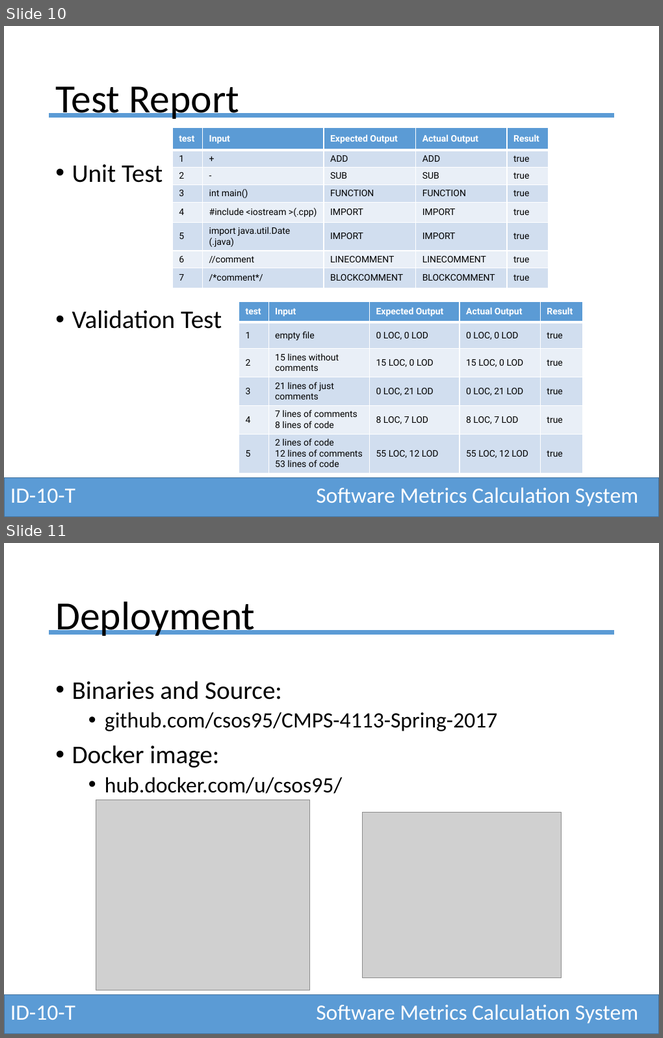
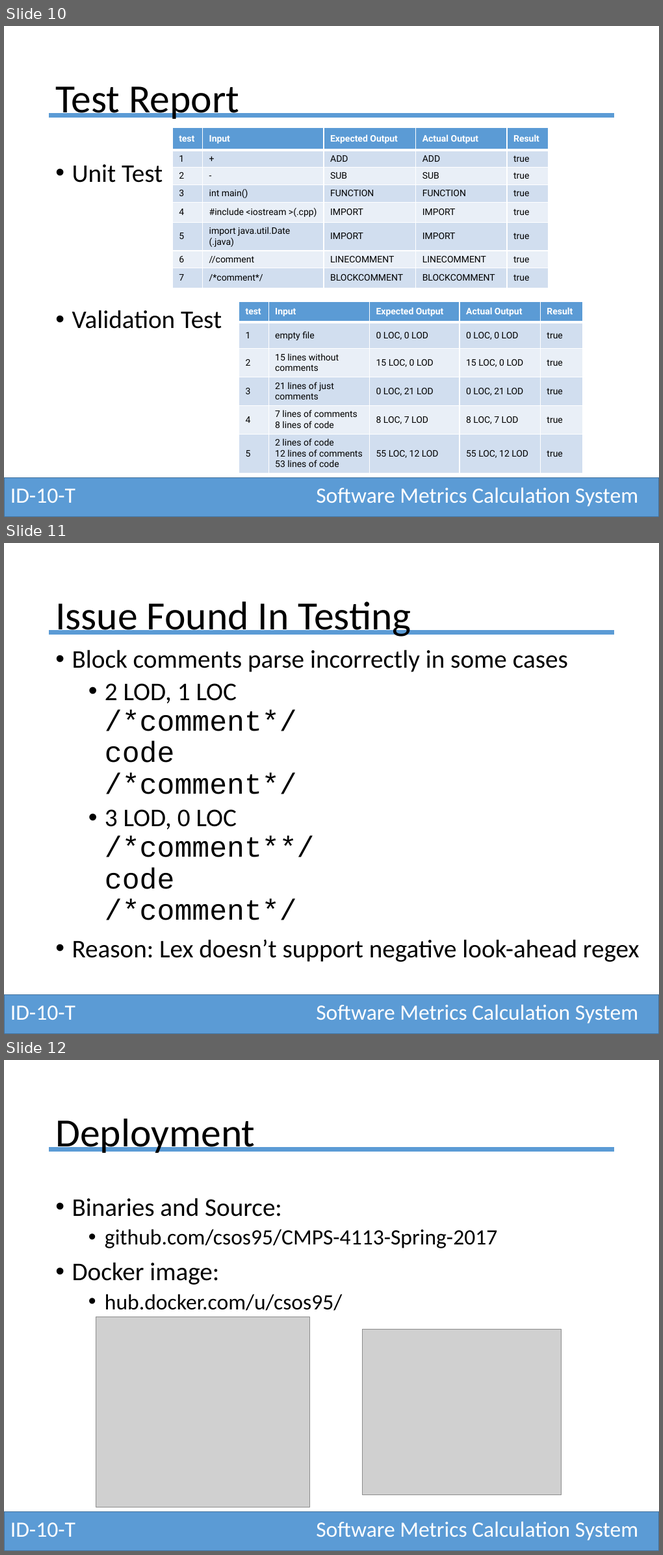
Before and after one commit to csos95/CMPS-4113-Spring-2017, a slide deck: software-engineering-final.pptx. Shown one above the other, each under a label of ours: slides 10 and 11 before the commit, slides 10, 11 and 12 after it. The pictures are 663x1038 and 663x1555 pixels, drawn with LibreOffice and Linux fonts; fonts in the diff are those of the drawing; grey boxes stand for pictures. Boxes give left, top, right and bottom in pixels: in the first picture for what was removed or moved away, otherwise in the second. Text is boxed around its words. In the diff, an @@ line names an element or a change of style, - is before the commit and + after.

Commit message:
modify presentation and add objective grading

```diff
--- a/software-engineering-final.pptx
+++ b/software-engineering-final.pptx
@@ slide 11 added at bbox=[4, 543, 659, 1034], background #FFFFFF; not listed: 2 template elements that a slide beside it also shows @@
@@ title added at bbox=[55, 601, 411, 637], 44 pt, text #000000 @@
+Issue Found In Testing
@@ text added at bbox=[72, 650, 640, 962], 28 pt, text #000000 @@
+• Block comments parse incorrectly in some cases
+  • 2 LOD, 1 LOC
+    /*comment*/
+    code
+    /*comment*/
+  • 3 LOD, 0 LOC
+    /*comment**/
+    code
+    /*comment*/
+• Reason: Lex doesn’t support negative look-ahead regex
@@ text added at bbox=[10, 1006, 76, 1020], 24 pt, text #FFFFFF @@
+ID-10-T
@@ text added at bbox=[316, 1005, 638, 1024], 24 pt, text #FFFFFF @@
+Software Metrics Calculation System
@@ what was slide 11 is now slide 12 @@
```
Also in this commit, not shown: 1 other file.
